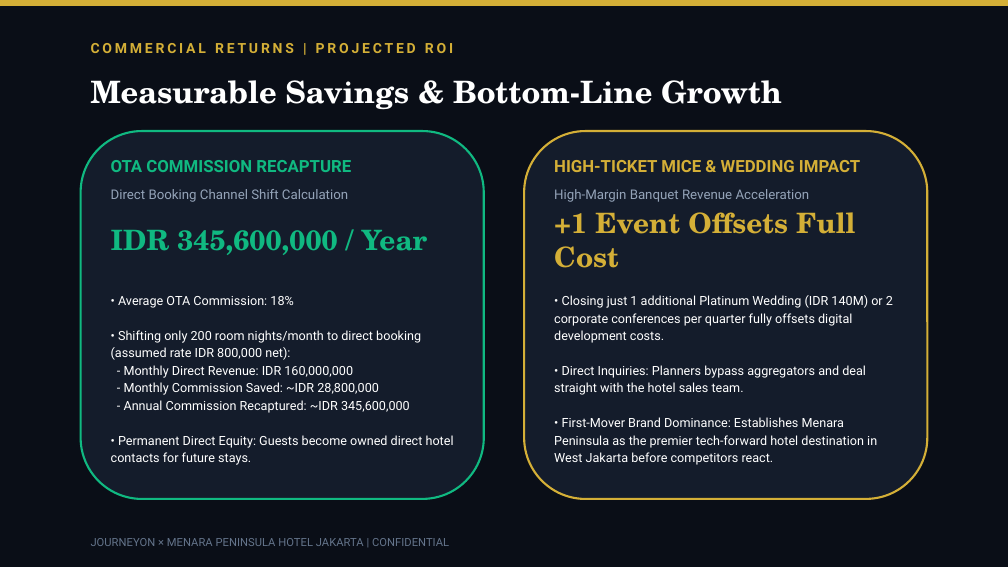
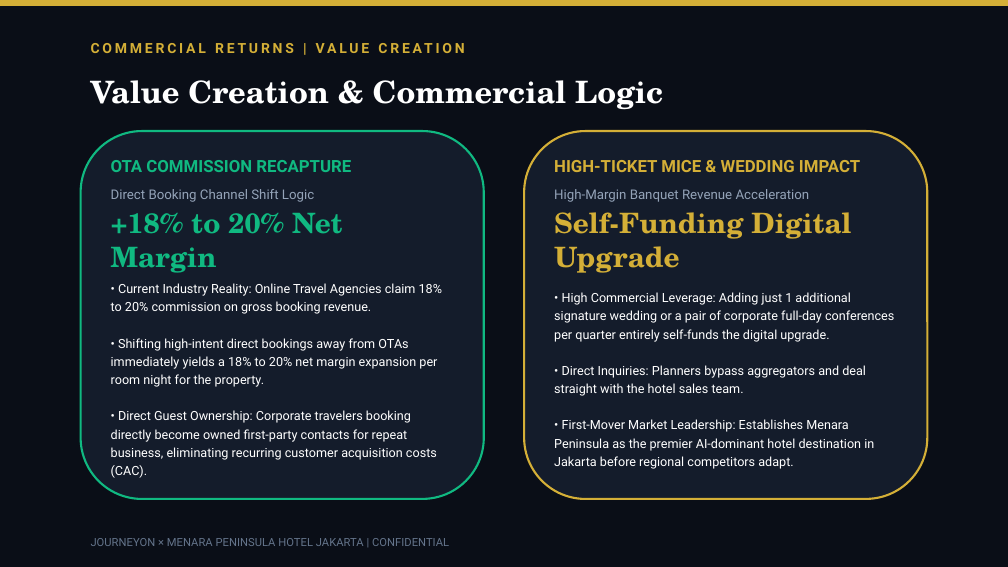
Before and after one commit to arbuuuud/menarapeninsula, a slide deck: slide 11 of PITCH_DECK_MENARA_PENINSULA_AISO.pptx. Drawn at 1008x567 pixels with LibreOffice and Linux fonts; fonts in the diff are those of the drawing. Boxes give left, top, right and bottom in pixels: in the first picture for what was removed or moved away, otherwise in the second. Text is boxed around its words. In the diff, an @@ line names an element or a change of style, - is before the commit and + after.

Commit message:
refactor(presentation): regenerate 16:9 PPTX without pricing numbers and align with value creation logic

```diff
--- a/PITCH_DECK_MENARA_PENINSULA_AISO.pptx
+++ b/PITCH_DECK_MENARA_PENINSULA_AISO.pptx
@@ text at bbox=[91, 43, 453, 53]: text changed @@
-COMMERCIAL RETURNS | PROJECTED ROI
+COMMERCIAL RETURNS | VALUE CREATION
@@ text at bbox=[91, 80, 663, 110]: text changed @@
-Measurable Savings & Bottom-Line Growth
+Value Creation & Commercial Logic
@@ text at bbox=[111, 189, 314, 202]: text changed @@
-Direct Booking Channel Shift Calculation
+Direct Booking Channel Shift Logic
@@ text at bbox=[111, 213, 342, 273]: text changed @@
-IDR 345,600,000 / Year
++18% to 20% Net Margin
@@ text at bbox=[554, 212, 851, 273]: text changed @@
-+1 Event Offsets Full Cost
+Self-Funding Digital Upgrade
@@ text at bbox=[111, 283, 442, 478]: text changed @@
-• Average OTA Commission: 18%
-• Shifting only 200 room nights/month to direct booking (assumed rate IDR 800,000 net):
-- Monthly Direct Revenue: IDR 160,000,000
-- Monthly Commission Saved: ~IDR 28,800,000
-- Annual Commission Recaptured: ~IDR 345,600,000
-• Permanent Direct Equity: Guests become owned direct hotel contacts for future stays.
+• Current Industry Reality: Online Travel Agencies claim 18% to 20% commission on gross booking revenue.
+• Shifting high-intent direct bookings away from OTAs immediately yields a 18% to 20% net margin expansion per room night for the property.
+• Direct Guest Ownership: Corporate travelers booking directly become owned first-party contacts for repeat business, eliminating recurring customer acquisition costs (CAC).
@@ text at bbox=[554, 292, 894, 342]: text changed @@
-• Closing just 1 additional Platinum Wedding (IDR 140M) or 2 corporate conferences per quarter fully offsets digital development costs.
+• High Commercial Leverage: Adding just 1 additional signature wedding or a pair of corporate full-day conferences per quarter entirely self-funds the digital upgrade.
@@ text at bbox=[554, 419, 874, 469]: text changed @@
-• First-Mover Brand Dominance: Establishes Menara Peninsula as the premier tech-forward hotel destination in West Jakarta before competitors react.
+• First-Mover Market Leadership: Establishes Menara Peninsula as the premier AI-dominant hotel destination in Jakarta before regional competitors adapt.
```
Also in this commit, not shown: 5 other slides changed, 1 other file.
